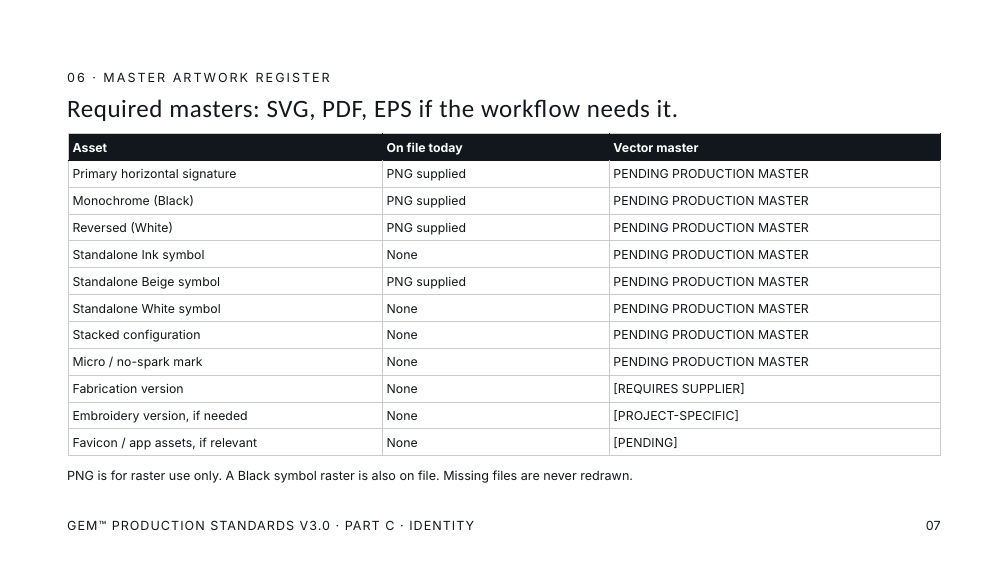
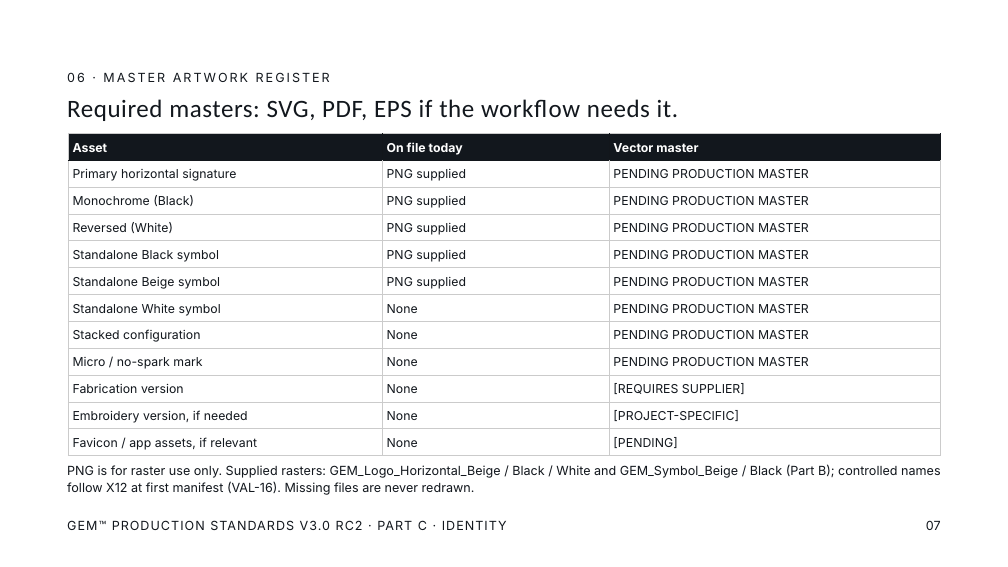
Before and after one commit to mashaelalh/GEM, a slide deck: slide 7 of GEM_V3_RC2/01_working/C-RC2.pptx. Drawn at 1008x567 pixels with LibreOffice and Linux fonts; fonts in the diff are those of the drawing. Boxes give left, top, right and bottom in pixels: in the first picture for what was removed or moved away, otherwise in the second. Text is boxed around its words. In the diff, an @@ line names an element or a change of style, - is before the commit and + after.

```diff
--- a/GEM_V3_RC2/01_working/C-RC2.pptx
+++ b/GEM_V3_RC2/01_working/C-RC2.pptx
@@ table at (x1=68, y1=134, x2=941, y2=456) @@
-row 5, column 1: Standalone Ink symbol
+row 5, column 1: Standalone Black symbol
-row 5, column 2: None
+row 5, column 2: PNG supplied
@@ text at (x1=67, y1=464, x2=940, y2=495): text changed @@
-PNG is for raster use only. A Black symbol raster is also on file. Missing files are never redrawn.
+PNG is for raster use only. Supplied rasters: GEM_Logo_Horizontal_Beige / Black / White and GEM_Symbol_Beige / Black (Part B); controlled names follow X12 at first manifest (VAL-16). Missing files are never redrawn.
@@ text at (x1=67, y1=520, x2=507, y2=530): text changed @@
-GEM™ PRODUCTION STANDARDS V3.0 · PART C · IDENTITY
+GEM™ PRODUCTION STANDARDS V3.0 RC2 · PART C · IDENTITY
```
Also in this commit, not shown: 70 other slides changed, 1 slide added, 1 other file.
